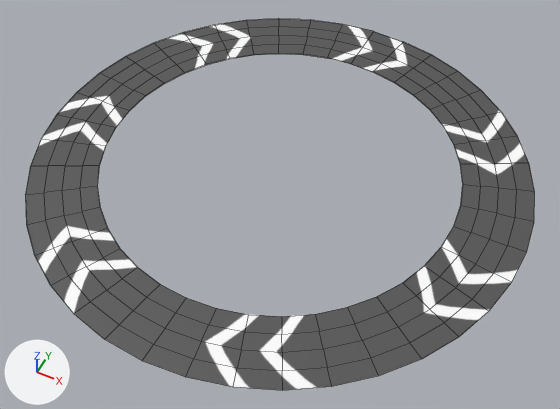
A saved change to the FBX model Assets/Models/Platforms/Moving.Road.001.fbx.
The view is the same before and after, from a 50 mm lens placed at (8.56, -17.12, 19.33), pointed at (0.46, -0.93, -0.91). The lights are fixed; the arrows at lower left show +X, +Y and +Z. Mesh edges are drawn as thin lines. Where no turn or scale is listed for an object, it has been applied to the vertices.

The older version as bpy lines, for what is in view:
```python
mat_moving_road = principled_material('Moving_Road')
mat_moving_road.texture = img_moving_road_png
me_cylinder_023 = bpy.data.meshes.new('Cylinder.023')
me_cylinder_023.from_pydata(...)  # 280 vertices, 240 faces; spans x -8.7..8.7, y -8.7..8.7, z 0.0
me_cylinder_023.materials.append(mat_moving_road)  # picture img_moving_road_png
ob_moving_road_001 = bpy.data.objects.new('Moving.Road.001', me_cylinder_023)
ob_moving_road_001.location = (0.0, 0.0, 0.0)
```
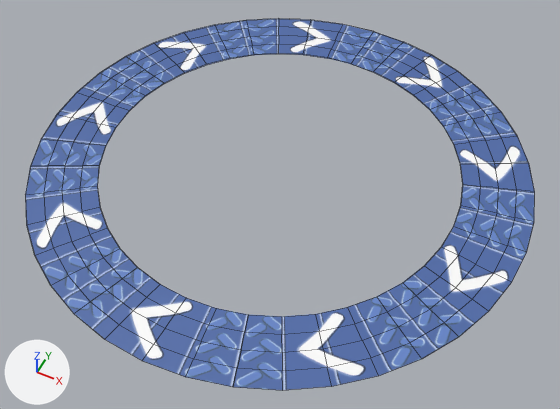
Where the change shows, as pixel boxes [x1, y1, x2, y2] in the pictures (560 x 409 px):
'Moving.Road.001', surface changed (grey to blue): [25, 19, 535, 390] in both

The change, as a list of edits to the scene's bpy script:
```text
Add img_moving_road_2_png:
    img_moving_road_2_png = load_image('Moving_road_2.png', '../../Textures/Moving_road_2.png', 256, 256, 'sRGB')
Change mat_moving_road:
    mat_moving_road.texture: img_moving_road_png -> img_moving_road_2_png
Change me_cylinder_023:
    where me_cylinder_023.from_pydata(...)  # 280 vertices, 240 faces; spans x -8.7..8.7, y -8.7..8.7, z 0.0
    used by ob_moving_road_001; location = (0.0, 0.0, 0.0)
    me_cylinder_023 part 1: texture (UV) coordinates of 240 of 240 faces, centred in x -8.6..8.6, y -8.6..8.6, z 0.0, changed; they spanned u 0.33..0.66, v -3.02..3.97 and now span u 0.2..0.8, v -8.8..0.2
```
